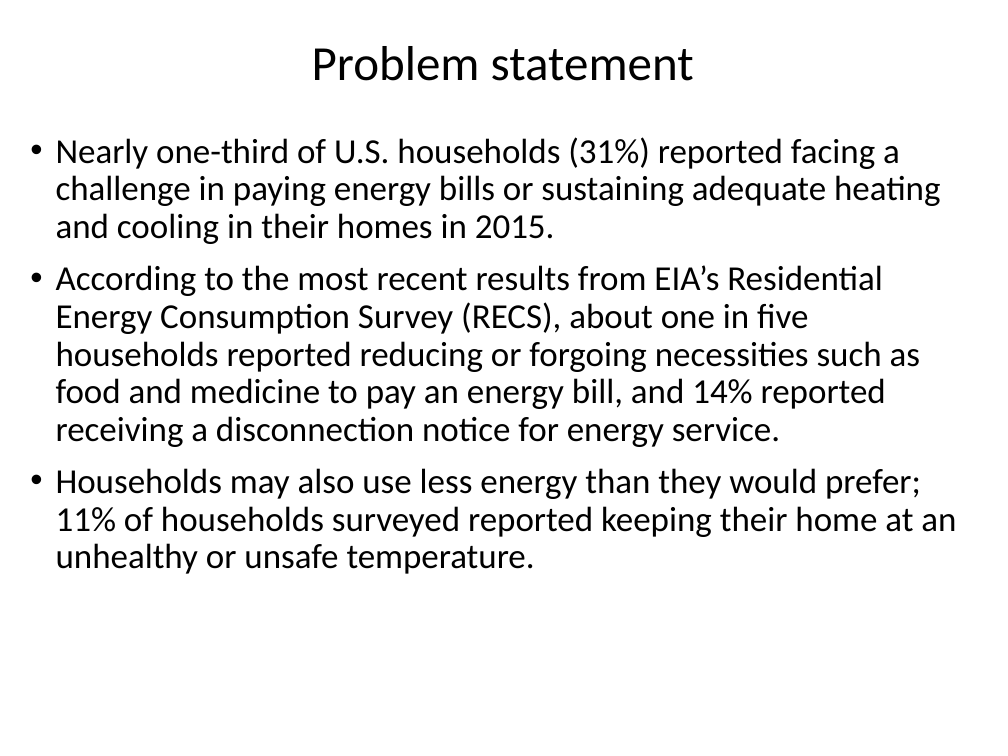
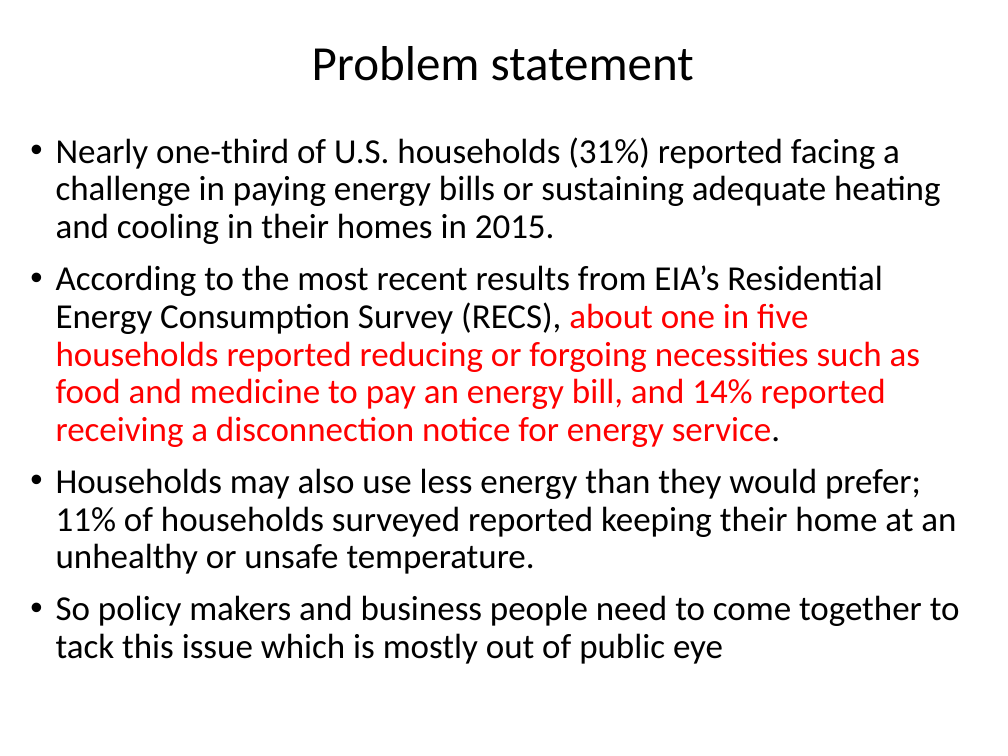
Before and after one commit to mksiddiki/Data-Science-Project, a slide deck: slide 4 of Data_Science_Project_MKS.pptx. Drawn at 1008x756 pixels with LibreOffice and Linux fonts; fonts in the diff are those of the drawing. Boxes give left, top, right and bottom in pixels: in the first picture for what was removed or moved away, otherwise in the second. Text is boxed around its words. In the diff, an @@ line names an element or a change of style, - is before the commit and + after.

```diff
--- a/Data_Science_Project_MKS.pptx
+++ b/Data_Science_Project_MKS.pptx
@@ text at box(56, 265, 920, 447): text colour #000000 to #FF0000 in "about one in five households reported reducing ..." @@
@@ text at box(56, 595, 960, 664): paragraph added @@
+• So policy makers and business people need to come together to tack this issue which is mostly out of public eye
```
Also in this commit, not shown: 4 other slides changed, 1 slide added.
